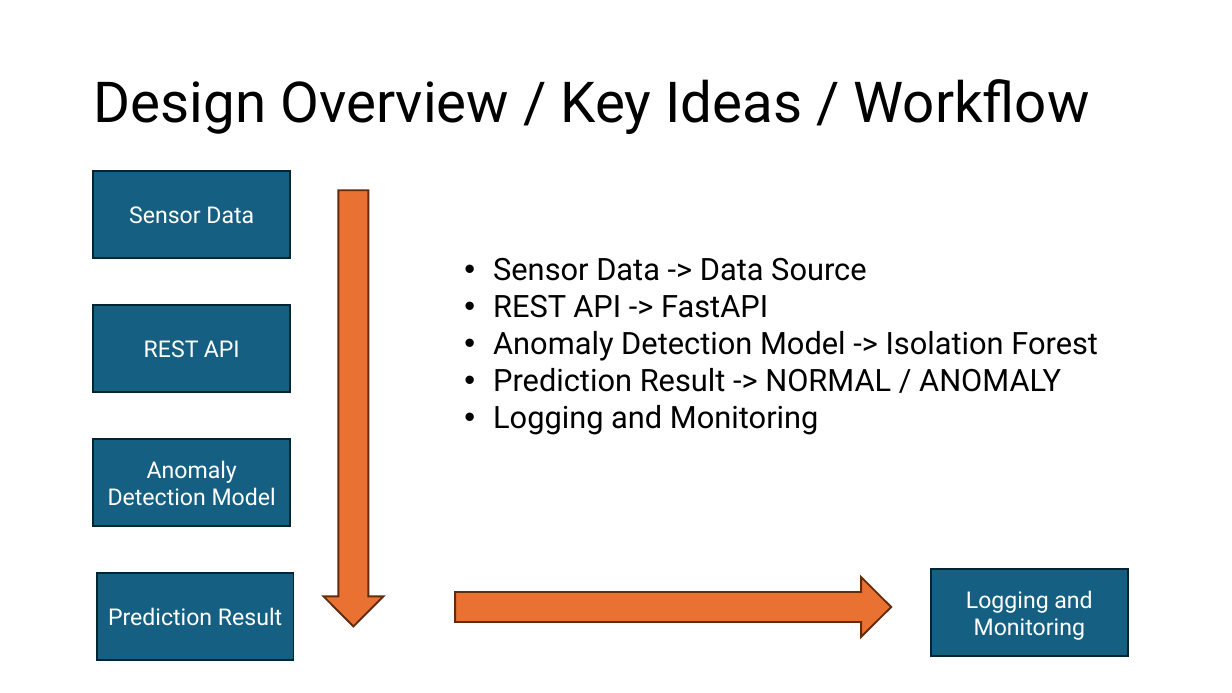
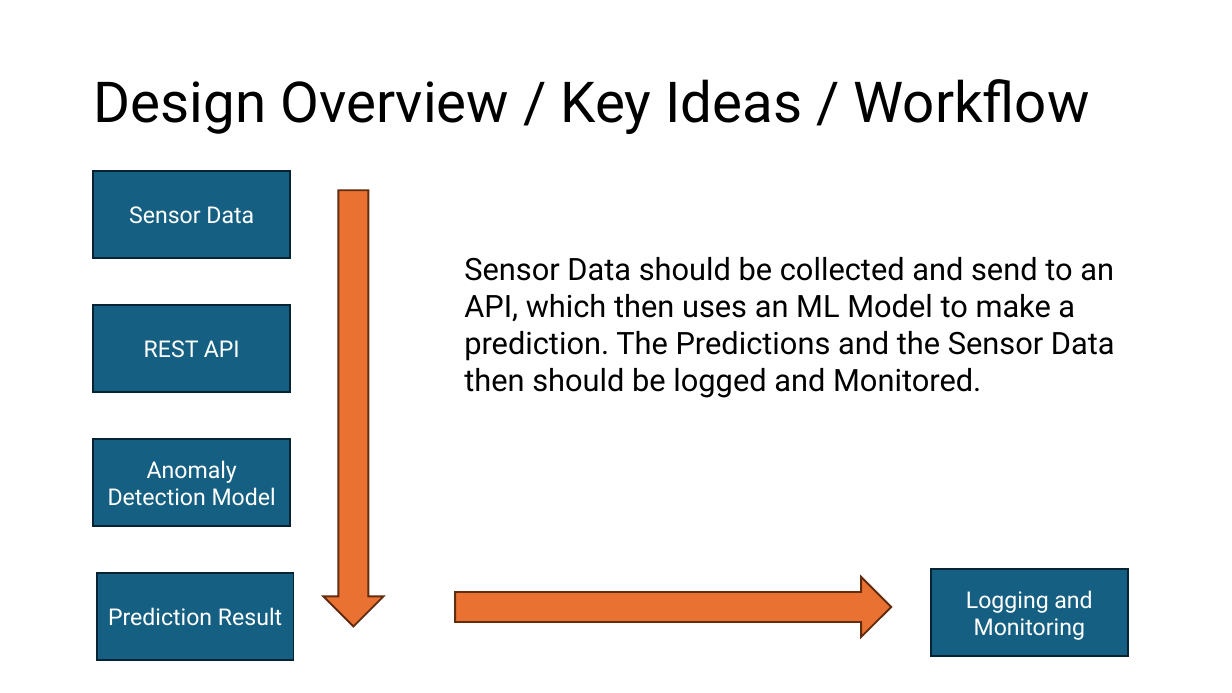
Before and after one commit to TheDauertoter/Factory_Learn, a slide deck: slide 4 of theblubbPP.ppt. Drawn at 1232x693 pixels with LibreOffice and Linux fonts; fonts in the diff are those of the drawing. Boxes give left, top, right and bottom in pixels: in the first picture for what was removed or moved away, otherwise in the second. Text is boxed around its words. In the diff, an @@ line names an element or a change of style, - is before the commit and + after.

Commit message:
updated PP

```diff
--- a/theblubbPP.ppt
+++ b/theblubbPP.ppt
@@ text at (464, 257, 1115, 398): text changed @@
-• Sensor Data -> Data Source
-• REST API -> FastAPI
-• Anomaly Detection Model -> Isolation Forest
-• Prediction Result -> NORMAL / ANOMALY
-• Logging and Monitoring
+Sensor Data should be collected and send to an API, which then uses an ML Model to make a prediction. The Predictions and the Sensor Data then should be logged and Monitored.
```
Also in this commit, not shown: 1 other slide changed, 7 slides added, 1 slide removed.
